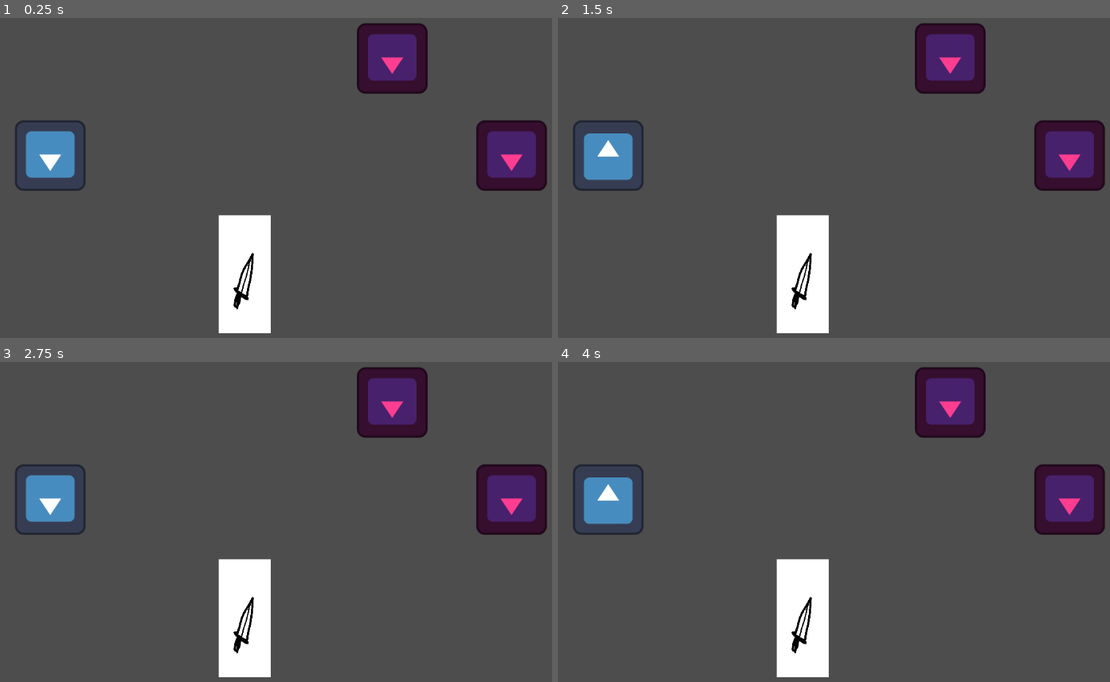
Above: before the commit, frames 1-4 (two rows, left to right).
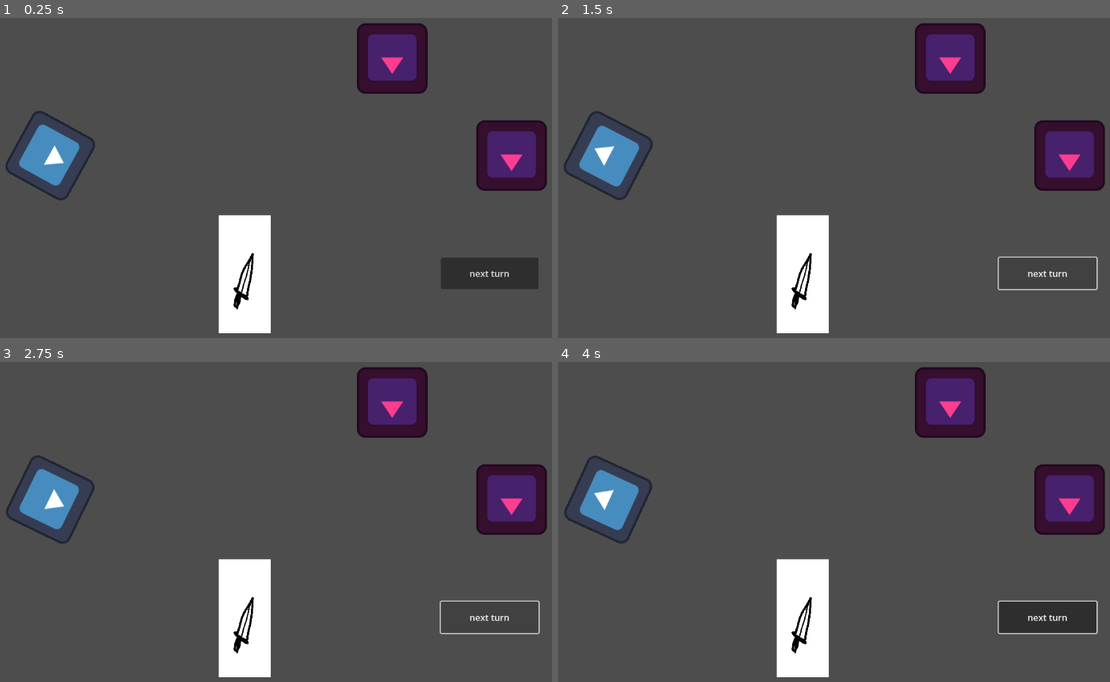
Above: after the commit, the same moments.

Repository: Joneck/godot_cardgame
Game: Godot game, scene res://scenes/fight_scene.tscn
Two runs of this game, one before a commit and one after it. Both use one fixed random seed, a clock stepped at 60 frames per second and the inputs below. The engine's default icon, where the game draws it, is replaced by a stand-in: a white triangle on a blue panel in a dark square.
Inputs (mouse positions are in pixels of both pictures, inside the frame that each line leads up to):
- Up to frame 1 (0.25 s): no input
- Up to frame 2 (1.5 s): click (1049, 274) at 0.5 s, where only the run after the commit has a clickable "next turn"; click (1049, 274) at 1.25 s, where only the run after the commit has a clickable "next turn"
- Up to frame 3 (2.75 s): click (491, 618) at 2 s, where only the run after the commit has a clickable "next turn"
- Up to frame 4 (4 s): move the mouse to (977, 496) at 2.77 s; click (977, 496) at 2.92 s; move the mouse to (707, 531) at 3.52 s; click (707, 531) at 3.67 s

The runs differ from the first frame. In frame 1, 2.8% of the frame differs, in the area x 1-98%, y 29-85%; in frame 2, 1.4%; in frame 3, 1.4%; in frame 4, 3.0%, in the area x 1-98%, y 29-86%.

Commit message:
Add new turn button and its logic, node grouping all enemies, targetting exact enemy

Diff:
--- a/scenes/fight_scene.tscn
+++ b/scenes/fight_scene.tscn
@@ -1,23 +1,38 @@
-[gd_scene load_steps=4 format=3 uid="uid://clk0dyfkannr0"]
+[gd_scene load_steps=5 format=3 uid="uid://clk0dyfkannr0"]
 
-[ext_resource type="PackedScene" uid="uid://bj1n62famfc1v" path="res://scenes/enemy.tscn" id="1_7862s"]
+[ext_resource type="PackedScene" uid="uid://bj1n62famfc1v" path="res://scenes/enemies/boblin.tscn" id="1_7862s"]
 [ext_resource type="PackedScene" uid="uid://cqmunft31wqdo" path="res://scenes/player.tscn" id="2_wl3yd"]
 [ext_resource type="Script" path="res://scripts/hand_menager.gd" id="4_a2xwk"]
+[ext_resource type="Script" path="res://scripts/new_turn_button.gd" id="4_vqtw5"]
 
 [node name="Node2D" type="Node2D"]
 
+[node name="player hand" type="Node" parent="."]
+unique_name_in_owner = true
+script = ExtResource("4_a2xwk")
+
 [node name="player" parent="." instance=ExtResource("2_wl3yd")]
 position = Vector2(163, 300)
+rotation = 11446.9
 
-[node name="enemy" parent="." instance=ExtResource("1_7862s")]
+[node name="Button" type="Button" parent="."]
+unique_name_in_owner = true
+offset_left = 870.0
+offset_top = 485.0
+offset_right = 1047.0
+offset_bottom = 542.0
+text = "next turn"
+script = ExtResource("4_vqtw5")
+
+[node name="Enemies" type="Node" parent="."]
+unique_name_in_owner = true
+
+[node name="enemy" parent="Enemies" instance=ExtResource("1_7862s")]
 unique_name_in_owner = true
 position = Vector2(998, 300)
 
-[node name="enemy2" parent="." instance=ExtResource("1_7862s")]
+[node name="enemy2" parent="Enemies" instance=ExtResource("1_7862s")]
 unique_name_in_owner = true
 position = Vector2(782, 124)
 
-[node name="player hand" type="Node" parent="."]
-script = ExtResource("4_a2xwk")
-
-[connection signal="targeted" from="enemy" to="player hand" method="_on_enemy_targeted"]
+[connection signal="mouse_entered" from="Button" to="Button" method="_on_mouse_entered"]
--- a/scripts/card.gd
+++ b/scripts/card.gd
@@ -1,10 +1,12 @@
 extends Sprite2D
 
 var active = false
+signal card_played
+signal damage_request
 
-func _ready():
-		get_parent().get_node('%enemy').targeted.connect(_on_enemy_targeted)
-		get_parent().get_node('%enemy2').targeted.connect(_on_enemy_targeted)
+func _ready(): #Add enemies as children of one node and make it more readable
+		for enemy in get_parent().get_node('%Enemies').get_children():
+			enemy.targeted.connect(_on_enemy_targeted)
 
 func _input(event):
 	if event is InputEventMouseButton and event.is_pressed() and event.button_index == MOUSE_BUTTON_RIGHT:
@@ -14,19 +16,22 @@
 		if get_rect().has_point(to_local(event.position)):
 			active = true
 			print("finish him")
-			#cośtam sygnał trzeba sprawdzić
 
 	elif get_rect().has_point((to_local(get_viewport().get_mouse_position()))) or active:
 		position.y = 485
 	else:
 		position.y = 515
 
-func play_card():
-	queue_free()
+
+
+#Actually playing card
+func play_card(enemy):
+	emit_signal('damage_request',[enemy], 5)
 	pass
 
 func _on_enemy_targeted(enemy):
 	if active:
-		enemy.visible = false
-		play_card()
+		play_card(enemy)
+		emit_signal('card_played',self)
+		#add mana check
 	pass
--- a/scripts/enemy_data_script.gd
+++ b/scripts/enemy_data_script.gd
@@ -4,6 +4,14 @@
 var type = 'Boblin'
 var healthPoints = 10
 
+#setup
+func _ready():
+	for card in get_parent().get_node('%player hand').get_children():
+		card.connect('damage_request',_on_request_damage)
+		pass
+	get_parent().get_node('%player hand').connect('new_turn', _on_new_turn)
+
+#target check
 func _input(event):
 	if event is InputEventMouseButton and event.is_pressed() and event.button_index == MOUSE_BUTTON_LEFT:
 		if get_node('Sprite2D').get_rect().has_point(to_local(event.position)) :#and card active
@@ -11,14 +19,9 @@
 			emit_signal('targeted',self)
 			pass
 
+#enemy specific
 func activate_card():
 	pass
-
-func deal_damage(dmgValue):
-	healthPoints -= dmgValue
-
-	if healthPoints <= 0:
-		death()
 
 func death():
 	queue_free()
@@ -27,3 +30,17 @@
 func _draw():
 	#wstawia odpowiedniego sprita zależnie od type
 	pass
+
+
+
+#sygnały
+func _on_request_damage(targets_list, dmgValue):
+	if targets_list.find(self) != -1:
+		healthPoints -= dmgValue
+
+		if healthPoints <= 0:
+			death()
+
+func _on_new_turn():
+	for child in get_parent().get_node('%player hand').get_children():
+		child.connect('damage_request', _on_request_damage)
--- a/scripts/hand_menager.gd
+++ b/scripts/hand_menager.gd
@@ -3,6 +3,7 @@
 #add card loader with stacking on different levels
 
 var card = preload("res://scenes/cards/card.tscn")
+signal new_turn
 
 func _ready():
 	var instance = card.instantiate()
@@ -10,10 +11,31 @@
 	instance.position = Vector2(515,515)
 	add_child(instance)
 
+	get_node('%Button').button_down.connect(_on_new_turn)
+
+	for child in get_children():
+		child.connect('card_played', _on_card_played)
+
 	pass
 	#add getting cards
 
 
-func _on_enemy_targeted(_enemy):
+func _on_new_turn():
+	var instance = card.instantiate()
+	instance.scale = Vector2(0.095,-0.095)
+	instance.position = Vector2(515,515)
+	for child in get_children():
+		child.queue_free()
+		pass
+	add_child(instance)
+	instance.connect('card_played', _on_card_played)
+	emit_signal('new_turn')
+	pass
 
-	pass # Replace with function body.
+
+func _on_card_played(child):
+	child.queue_free()
+
+func draw_cards():
+	#TODO
+	pass
--- /dev/null
+++ b/scripts/new_turn_button.gd
@@ -0,0 +1,4 @@
+extends Control
+
+func _on_mouse_entered():
+	print('mouse entered')
--- a/scripts/player_script.gd
+++ b/scripts/player_script.gd
@@ -1,4 +1,3 @@
-@tool
 extends Node2D
 
 var lifePoints = 50
Renamed: scenes/enemy.tscn -> scenes/enemies/boblin.tscn
